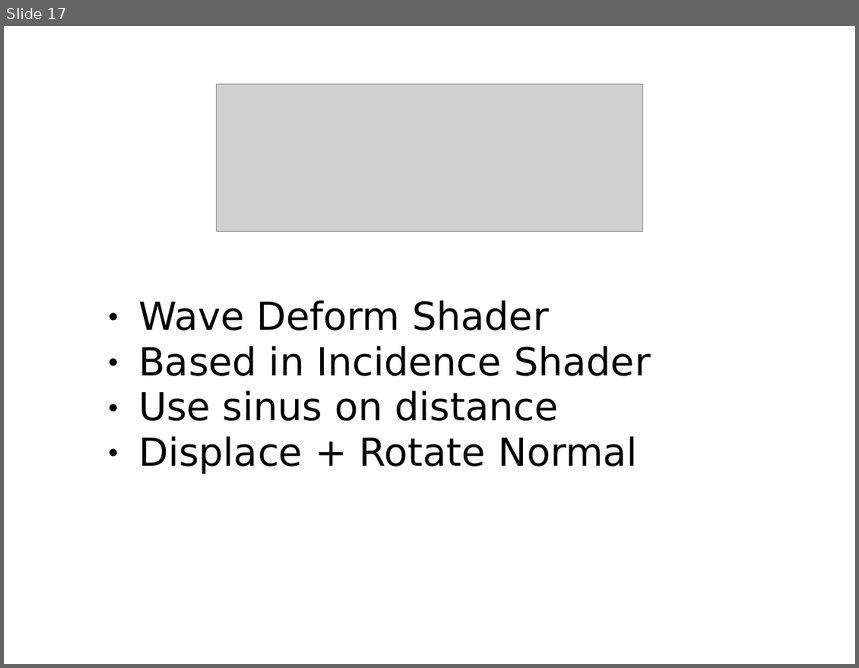
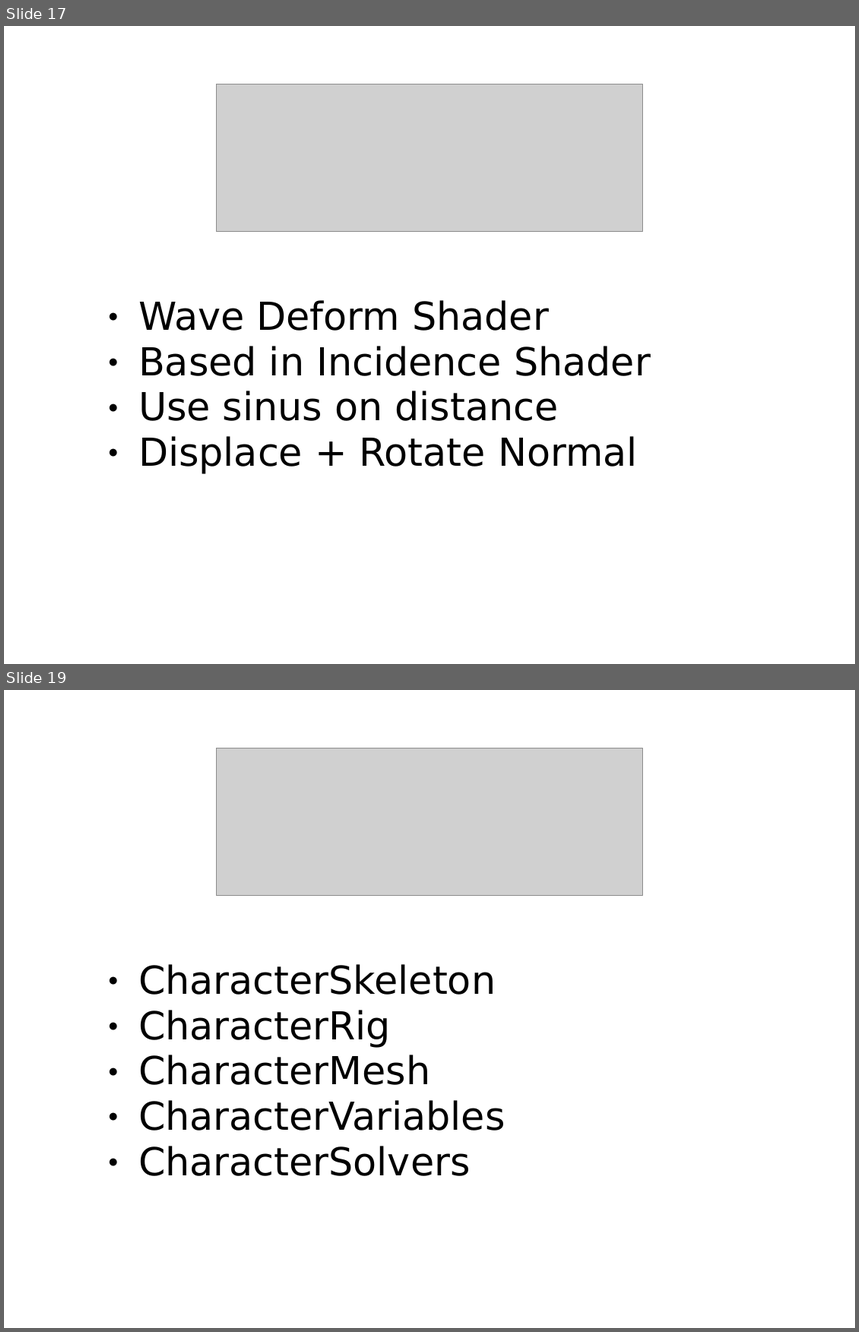
Before and after one commit to Amin4D/JSSceneGraph, a slide deck: Apps/Sample/Tutorials/Presentations/tutorials.ppt. Shown one above the other, each under a label of ours: slide 17 before the commit, slides 17 and 19 after it; the slides between them are not shown. The pictures are 859x668 and 859x1332 pixels, drawn with LibreOffice and Linux fonts; fonts in the diff are those of the drawing; grey boxes stand for pictures. Boxes give left, top, right and bottom in pixels: in the first picture for what was removed or moved away, otherwise in the second. Text is boxed around its words. In the diff, an @@ line names an element or a change of style, - is before the commit and + after.

```diff
--- a/Apps/Sample/Tutorials/Presentations/tutorials.ppt
+++ b/Apps/Sample/Tutorials/Presentations/tutorials.ppt
@@ slide 19 added at box(4, 690, 855, 1328), background #FFFFFF @@
@@ picture added at box(216, 748, 643, 895) @@
@@ text added at box(139, 964, 505, 1176), 36 pt, text #000000 @@
+● CharacterSkeleton
+● CharacterRig
+● CharacterMesh
+● CharacterVariables
+● CharacterSolvers
```
Also in this commit, not shown: 5 other slides added, 1 other file.
